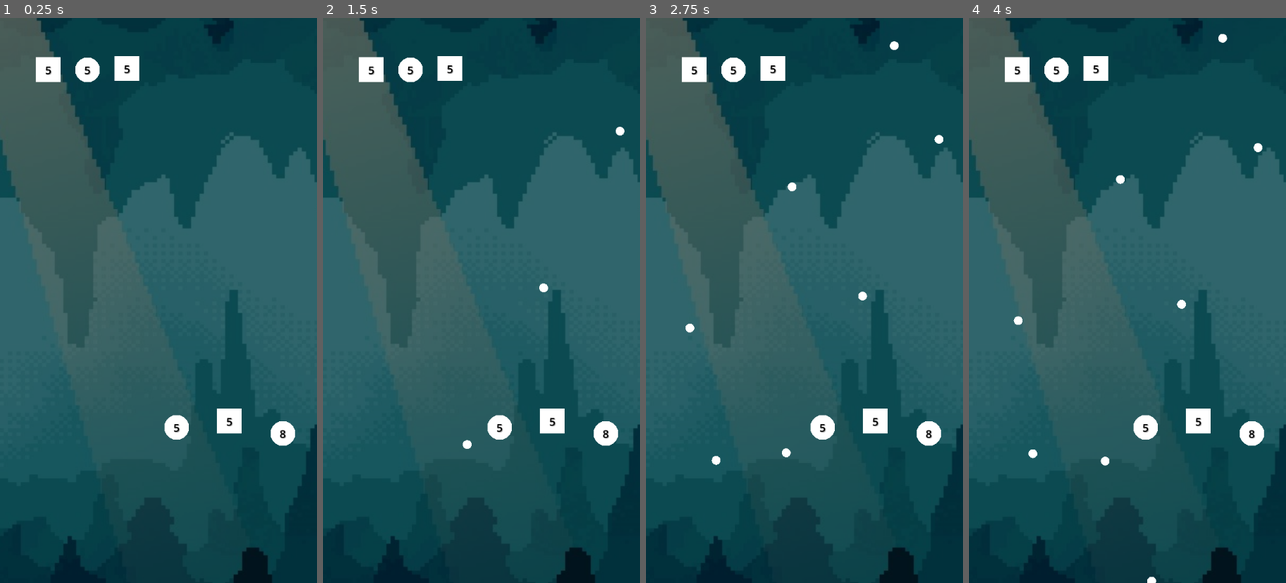
Above: before the commit, frames 1-4 (left to right).
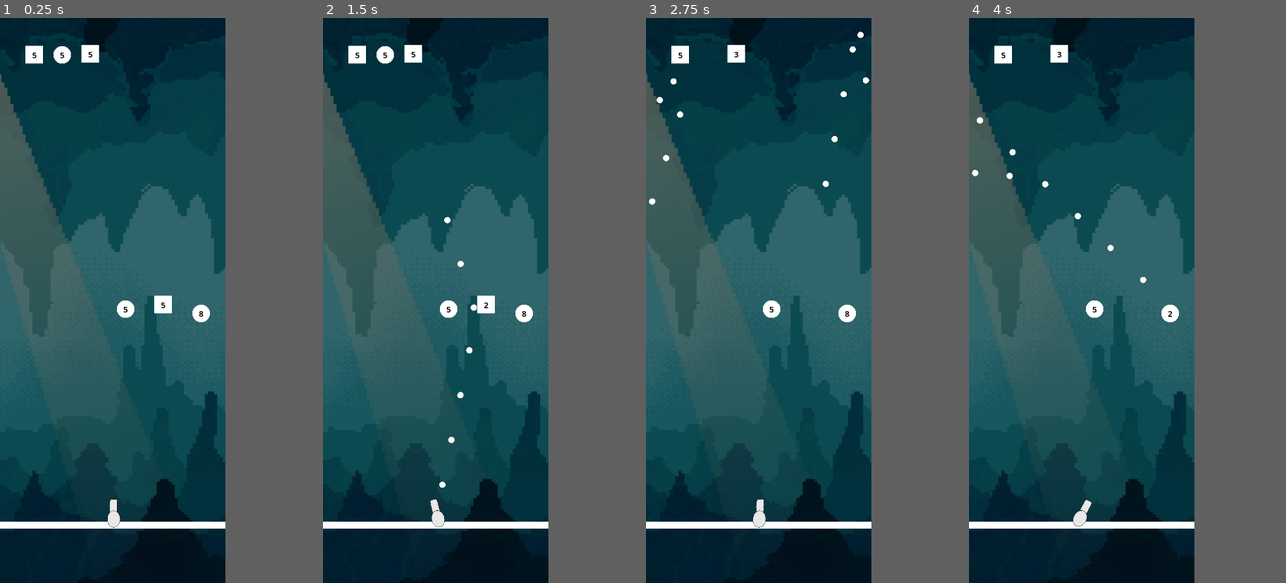
Above: after the commit, the same moments.

Repository: tanmay-haldar0/bricks-breaker
Game: Godot game, scene res://Scenes/game.tscn
Same seed, same stepped clock (60 frames per second), same inputs: the game is played once before the commit and once after it.
Inputs (mouse positions are in pixels of both pictures, inside the frame that each line leads up to):
- Up to frame 1 (0.25 s): no input
- Up to frame 2 (1.5 s): tap Enter at 0.5 s; move the mouse to (551, 272) at 0.52 s; click (551, 272) at 0.6 s; move the mouse to (418, 328) at 1.27 s; click (418, 328) at 1.35 s
- Up to frame 3 (2.75 s): move the mouse to (836, 176) at 2.02 s; click (836, 176) at 2.1 s
- Up to frame 4 (4 s): move the mouse to (1111, 413) at 2.77 s; click (1111, 413) at 2.85 s; move the mouse to (1222, 385) at 3.52 s; click (1222, 385) at 3.6 s
In our replay, the window is 450x800 before the commit and 320x800 after it. These sizes can differ from the game's own. Grey fills any space a smaller window leaves; there, only what the larger window draws over its background counts as a difference.

The runs differ from the first frame. In frame 1, 45% of the frame differs, in the area x 0-100%, y 0-100%; in frame 2, 45%; in frame 3, 45%; in frame 4, 45%.

Commit message:
added Canon rotation

Diff:
--- a/Scenes/game.tscn
+++ b/Scenes/game.tscn
@@ -1,9 +1,11 @@
-[gd_scene load_steps=6 format=3 uid="uid://dra7ucyfbw5r6"]
+[gd_scene load_steps=8 format=3 uid="uid://dra7ucyfbw5r6"]
 
 [ext_resource type="Script" path="res://Scripts/game.gd" id="1_ij7je"]
 [ext_resource type="Texture2D" uid="uid://bba68n8pv4fj7" path="res://Assets/full.jpg" id="1_ll06v"]
 [ext_resource type="PackedScene" uid="uid://b35vfjxmuy26b" path="res://Scenes/square.tscn" id="2_ew8sy"]
 [ext_resource type="PackedScene" uid="uid://ddma2r2ctgjao" path="res://Scenes/circle.tscn" id="3_48mhl"]
+[ext_resource type="Texture2D" uid="uid://dtu8btwxed5ly" path="res://Assets/cannon.png" id="5_5aphp"]
+[ext_resource type="Script" path="res://Scripts/cannon.gd" id="6_abhme"]
 
 [sub_resource type="RectangleShape2D" id="RectangleShape2D_jpcxn"]
 size = Vector2(770, 85)
@@ -13,20 +15,26 @@
 
 [node name="Full" type="Sprite2D" parent="."]
 modulate = Color(0.424931, 0.424931, 0.424931, 1)
-position = Vector2(324, 444)
+position = Vector2(284, 659)
 scale = Vector2(1.93421, 1.74259)
 texture = ExtResource("1_ll06v")
 
 [node name="wall" type="StaticBody2D" parent="."]
 
 [node name="CollisionPolygon2D" type="CollisionPolygon2D" parent="wall"]
-polygon = PackedVector2Array(-60, -54, -60, 1062, -4, 1058, -1, 0, 584, 6, 584, 1062, 636, 1070, 644, -50)
+polygon = PackedVector2Array(-60, -54, -52, 1283, -4, 1287, -1, 0, 584, 6, 581, 1285, 628, 1283, 644, -50)
 
 [node name="floor" type="StaticBody2D" parent="." groups=["bottom"]]
 
 [node name="CollisionShape2D" type="CollisionShape2D" parent="floor"]
-position = Vector2(278, 1109)
+position = Vector2(278, 1335)
 shape = SubResource("RectangleShape2D_jpcxn")
+
+[node name="TextureRect" type="ColorRect" parent="floor"]
+offset_left = -110.0
+offset_top = 1284.0
+offset_right = 661.0
+offset_bottom = 1301.0
 
 [node name="Square" parent="." instance=ExtResource("2_ew8sy")]
 position = Vector2(88, 94)
@@ -38,7 +46,7 @@
 position = Vector2(231, 92)
 
 [node name="Timer" type="Timer" parent="."]
-wait_time = 0.3
+wait_time = 0.1
 
 [node name="circle2" parent="." instance=ExtResource("3_48mhl")]
 position = Vector2(514, 753)
@@ -53,4 +61,10 @@
 [node name="boost_speed" type="Timer" parent="."]
 wait_time = 5.0
 
+[node name="Cannon" type="Sprite2D" parent="."]
+position = Vector2(290, 1262)
+scale = Vector2(0.27643, 0.293982)
+texture = ExtResource("5_5aphp")
+script = ExtResource("6_abhme")
+
 [connection signal="timeout" from="boost_speed" to="." method="_on_boost_speed_timeout"]
--- a/Scripts/ball.gd
+++ b/Scripts/ball.gd
@@ -20,7 +20,7 @@
 	if state.linear_velocity.length() < speed:
 		state.linear_velocity = state.linear_velocity.normalized()*speed
 	var ball_safe_zone = self.position
-	if ball_safe_zone.x < -10 or ball_safe_zone.x > 600 or ball_safe_zone.y < -10 or ball_safe_zone.y > 1080 :
+	if ball_safe_zone.x < -10 or ball_safe_zone.x > 600 or ball_safe_zone.y < -10 or ball_safe_zone.y > 1500 :
 		get_parent().remove_ball()
 		queue_free()
 
--- /dev/null
+++ b/Scripts/cannon.gd
@@ -0,0 +1,25 @@
+extends Sprite2D
+
+var rotating = false  # Track if the cannon should rotate
+var rotation_offset = deg_to_rad(90)  # Adjust this offset based on your sprite's default orientation
+
+func _input(event):
+	# Detect if the left mouse button is pressed or released
+	if event is InputEventMouseButton:
+		if event.button_index == MOUSE_BUTTON_LEFT:
+			rotating = event.pressed  # True on press, false on release
+
+func _process(delta):
+	if rotating:
+		rotate_toward_mouse()
+
+func rotate_toward_mouse():
+	# Get the global position of the mouse
+	var mouse_position = get_global_mouse_position()
+	var cannon_position = global_position
+
+	# Calculate the angle between the cannon and the mouse
+	var angle_to_mouse = (mouse_position - cannon_position).angle()
+
+	# Apply the rotation with the offset
+	rotation = angle_to_mouse + rotation_offset
--- a/Scripts/game.gd
+++ b/Scripts/game.gd
@@ -3,7 +3,7 @@
 var balls_available = 10 + level
 var canShoot = true
 var ball_count:int = 0
-var canon_location = Vector2(200,900)
+var canon_location = Vector2(290,1265)
 @onready var boost_speed: Timer = $boost_speed
 
 var new_shoot_direction = Vector2()
--- a/project.godot
+++ b/project.godot
@@ -18,7 +18,7 @@
 [display]
 
 window/size/viewport_width=576
-window/size/viewport_height=1024
+window/size/viewport_height=1440
 window/size/window_width_override=360
 window/size/window_height_override=640
 window/stretch/mode="viewport"
Binary file added: Assets/cannon.png
Not shown, added: Assets/cannon.png.import
